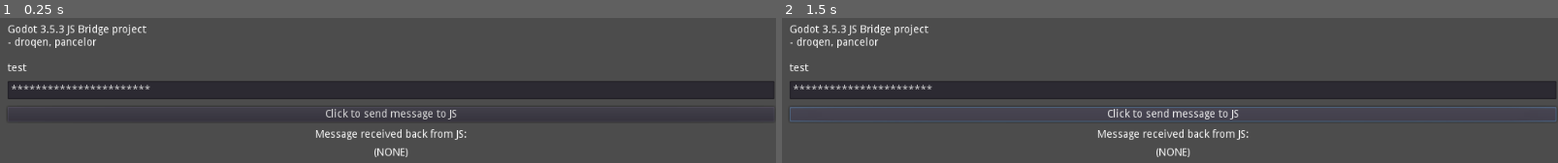
Above: before the commit, frames 1-2 (left to right).
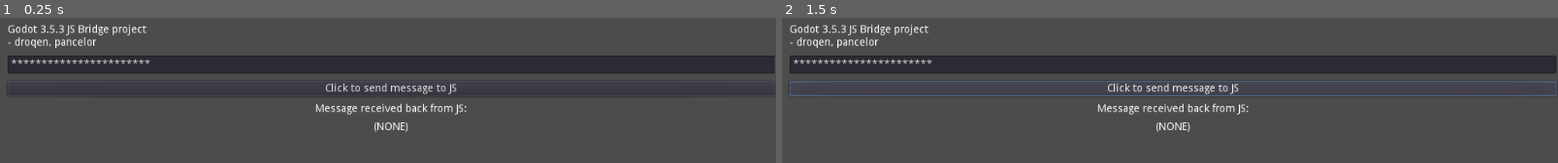
Above: after the commit, the same moments.

Repository: droqen/godot353-js-bridge
Game: Godot game, scene res://main.tscn
Same seed, same stepped clock (60 frames per second), same inputs: the game is played once before the commit and once after it.
Inputs:
- Up to frame 1 (0.25 s): no input
- Up to frame 2 (1.5 s): click "Click to send message to JS" at 0.5 s; click "Click to send message to JS" at 1.25 s

The runs differ from the first frame. In frame 1, 18% of the frame differs, in the area x 1-100%, y 26-96%; in frame 2, 26%.
Error before the commit: Attempt to call function 'gd_to_js' in base 'null instance' on a null instance. (res://main.gd:13)
Error after the commit: Invalid set index 'button_cb' (on base: 'null instance') with value of type 'null instance'. (res://main.gd:12)

Commit message:
working! needed args

Diff:
--- a/project/main.gd
+++ b/project/main.gd
@@ -1,18 +1,24 @@
 extends Control
 
-var window: JavaScriptObject
+onready var window = JavaScript.get_interface("window")
 onready var _henry_jso = JavaScript.create_callback(self,"_henry")
+onready var _george_jso = JavaScript.create_callback(self,"_george")
 
 func _on_MessageSend_pressed():
 	pass
 
 func _ready():
 	print("gd. _ready()")
-	window = JavaScript.get_interface("window")
-	print(window,_henry_jso)
+	window.button_cb = _george_jso
+	print(window,_henry_jso,window.button_cb)
 	window.gd_to_js(_henry_jso)
 
-func _henry():
-	var message = $m/v/MessageEdit.text
-	print("gd. Sending message '"+message+"'")
+# DO NOT FORGET ARGS HERE - SILENT FAILURE OTHERWISE
+func _henry(args):
+	print("gd. henry",args)
+	#var message = $m/v/MessageEdit.text
+	#print("gd. Sending message '"+message+"'")
 	#window.do_alert(message)
+
+func _george(args):
+	print("gd. george",args)
--- a/project/main.tscn
+++ b/project/main.tscn
@@ -24,36 +24,34 @@
 
 [node name="Label" type="Label" parent="m/v"]
 margin_right = 1012.0
-margin_bottom = 65.0
+margin_bottom = 31.0
 text = "Godot 3.5.3 JS Bridge project
-- droqen, pancelor
-
-test"
+- droqen, pancelor"
 
 [node name="MessageEdit" type="LineEdit" parent="m/v"]
-margin_top = 75.0
+margin_top = 41.0
 margin_right = 1012.0
-margin_bottom = 99.0
+margin_bottom = 65.0
 text = "first time test message"
 secret = true
 
 [node name="MessageSend" type="Button" parent="m/v"]
-margin_top = 109.0
+margin_top = 75.0
 margin_right = 1012.0
-margin_bottom = 129.0
+margin_bottom = 95.0
 text = "Click to send message to JS"
 
 [node name="Label2" type="Label" parent="m/v"]
-margin_top = 139.0
+margin_top = 105.0
 margin_right = 1012.0
-margin_bottom = 153.0
+margin_bottom = 119.0
 text = "Message received back from JS:"
 align = 1
 
 [node name="ResponseLabel" type="Label" parent="m/v"]
-margin_top = 163.0
+margin_top = 129.0
 margin_right = 1012.0
-margin_bottom = 177.0
+margin_bottom = 143.0
 text = "(NONE)"
 align = 1
 
Not shown, changed: build/index.html
Not shown, changed: build/index.pck
